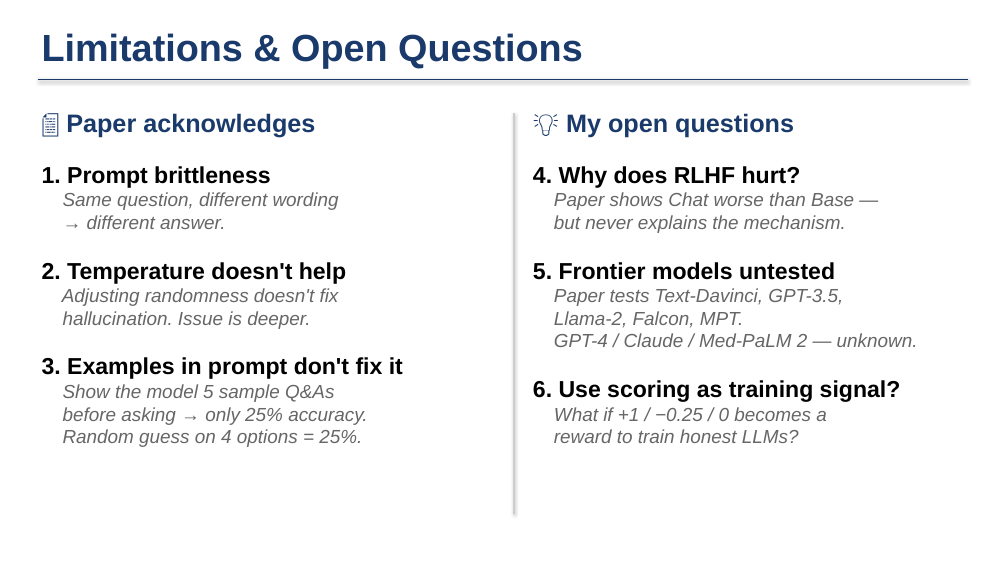
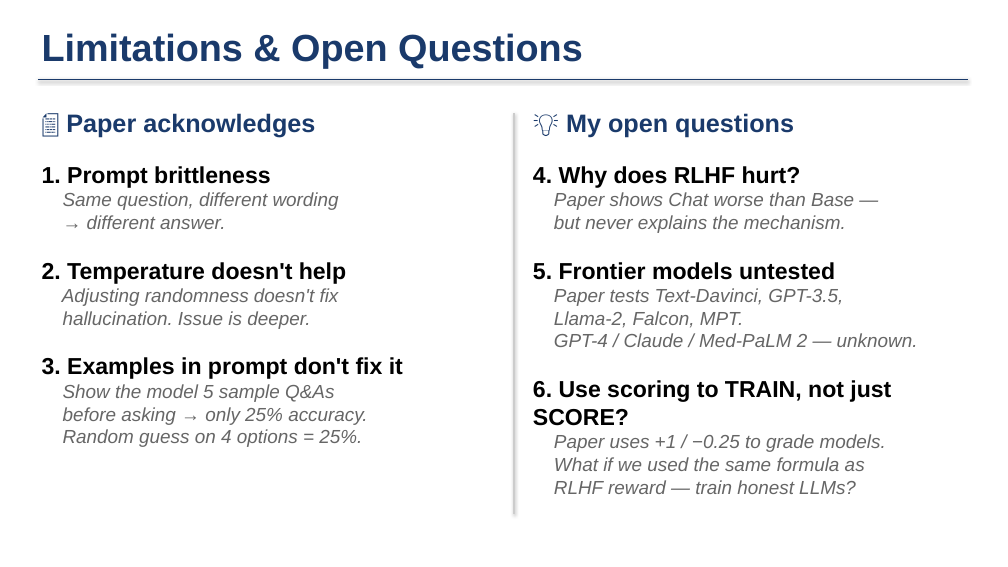
Before and after one commit to j-a-v-e-n/knowledge-vault, a slide deck: slide 6 of MyBrain/notes/ucsd/Spring 2026/ECE284/MedHALT_Slides_9_to_15.pptx. Drawn at 1008x567 pixels with LibreOffice and Linux fonts; fonts in the diff are those of the drawing. Boxes give left, top, right and bottom in pixels: in the first picture for what was removed or moved away, otherwise in the second. Text is boxed around its words. In the diff, an @@ line names an element or a change of style, - is before the commit and + after.

```diff
--- a/MyBrain/notes/ucsd/Spring 2026/ECE284/MedHALT_Slides_9_to_15.pptx
+++ b/MyBrain/notes/ucsd/Spring 2026/ECE284/MedHALT_Slides_9_to_15.pptx
@@ text at bbox=[533, 380, 891, 494]: text changed @@
-6. Use scoring as training signal?
-What if +1 / −0.25 / 0 becomes a
-reward to train honest LLMs?
+6. Use scoring to TRAIN, not just SCORE?
+Paper uses +1 / −0.25 to grade models.
+What if we used the same formula as
+RLHF reward — train honest LLMs?
```
Also in this commit, not shown: 3 other files.
